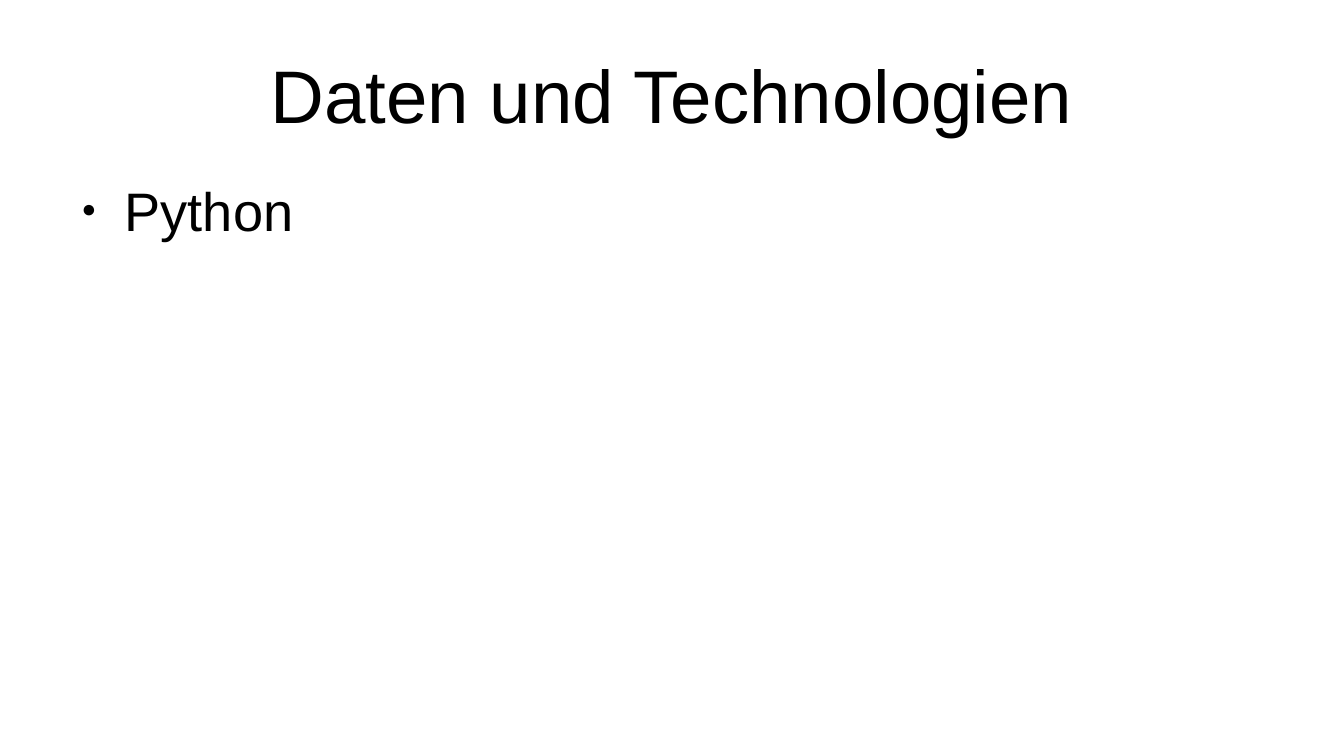
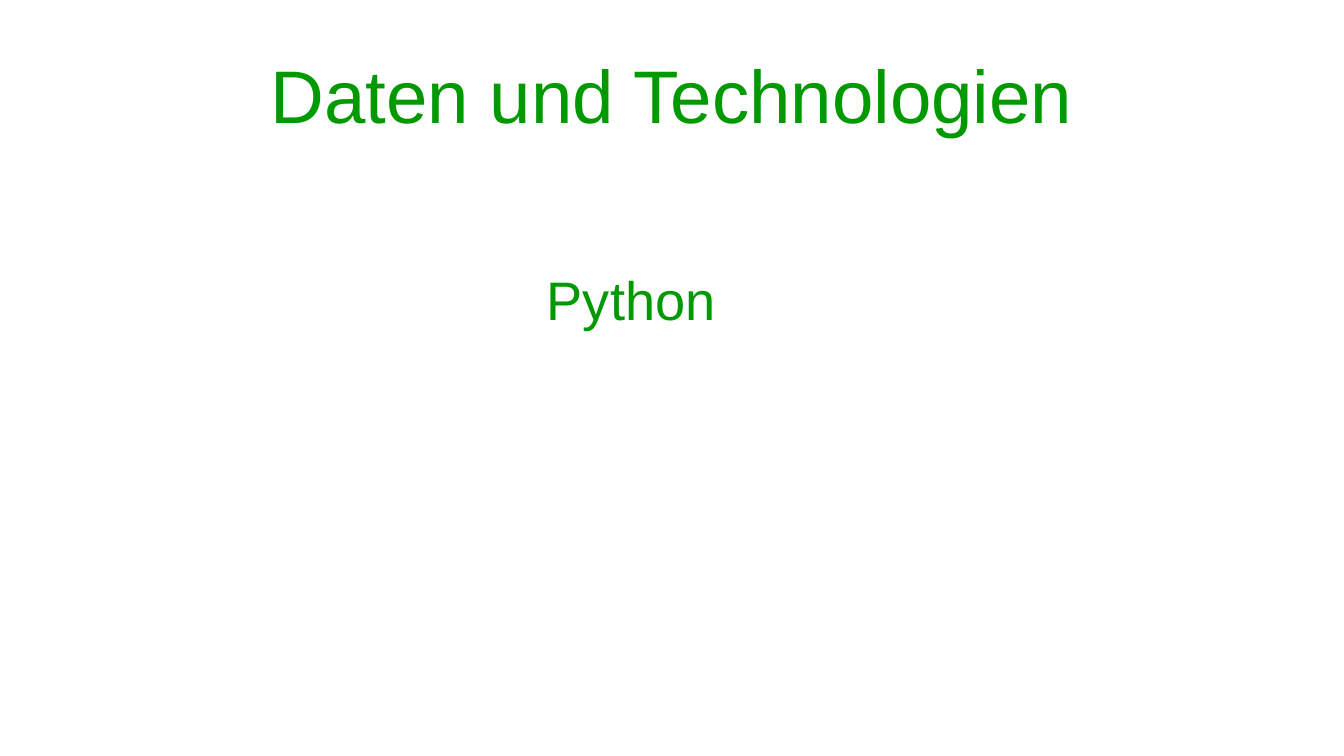
Before and after one commit to Jugendhackt/MathebuchVisualisierer, a slide deck: slide 5 of Präsentation/Powerpoint Alpakas.odp (slide 4 before the commit). Drawn at 1344x756 pixels with LibreOffice and Linux fonts; fonts in the diff are those of the drawing; background and template pictures are left out. Boxes give left, top, right and bottom in pixels: in the first picture for what was removed or moved away, otherwise in the second. Text is boxed around its words. In the diff, an @@ line names an element or a change of style, - is before the commit and + after.

Commit message:
Präsentation

```diff
--- a/Präsentation/Powerpoint Alpakas.odp
+++ b/Präsentation/Powerpoint Alpakas.odp
@@ title "Daten und Technologien" at [270,69,1072,137]: text colour #000000 to #009900 @@
@@ text "Python" at [547,280,716,329]: text colour #000000 to #009900; bullet ● to none @@
```
Also in this commit, not shown: 1 slide added, 1 other file.
